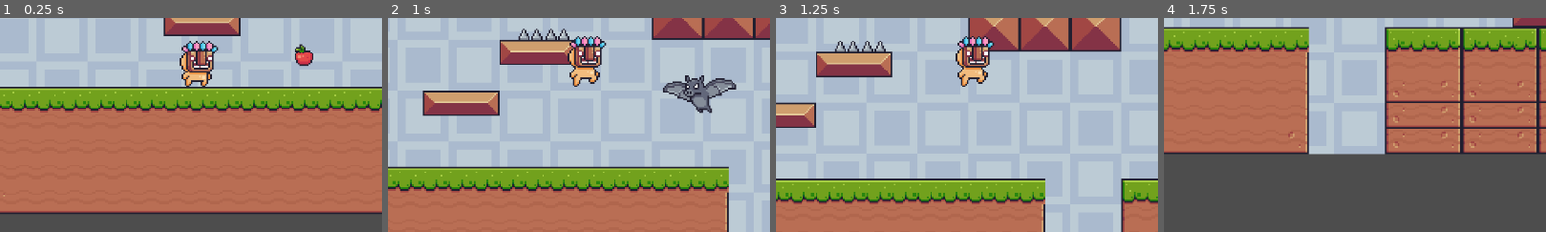
Above: before the commit, frames 1-4 (left to right).
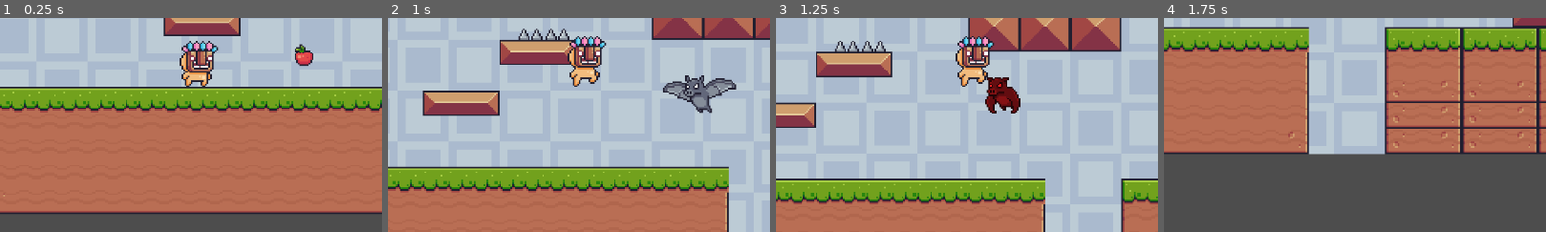
Above: after the commit, the same moments.

Repository: Sergiodevelopersk8/godotcurso2
Game: Godot game, scene res://scenes/Levels/level.tscn
The game is run twice, just before and just after one commit, with the same random seed, the same clock (stepped at 60 frames per second) and the same inputs.
Inputs:
- Up to frame 1 (0.25 s): no input
- Up to frame 2 (1 s): hold Right (right) from 0.53 s (still down); tap Space (jump) at 0.77 s
- Up to frame 3 (1.25 s): keep holding Right (right)
- Up to frame 4 (1.75 s): keep holding Right (right); tap Space (jump) at 1.52 s
The pictures show only the part of the screen within x 24-74%, y 40-90%; the shares and areas given below are measured in that part.

Frames 1-2 are identical in both runs. In frame 3, 1.1% of the frame differs, in the area x 54-64%, y 27-45%; in frame 4, nothing differs.

Commit message:
paso al video 136

Diff:
--- a/plataforma-2d-curso-2026/Scripts/enemy.gd
+++ b/plataforma-2d-curso-2026/Scripts/enemy.gd
@@ -4,6 +4,8 @@
 @export var speed : float
 @export var gravity :float
 @onready var hurtbox: Area2D = $Hurtbox
+@onready var animation_player: AnimationPlayer = $AnimationPlayer
+@onready var animated_sprite_2d: AnimatedSprite2D = $AnimatedSprite2D
 
 var player
 
@@ -13,4 +15,11 @@
 
 func _on_hurtbox_area_entered(area: Area2D) -> void:
 	if player.position.y < hurtbox.global_position.y:
-		queue_free()
+		animation_player.play("dissapear")
+		set_physics_process(false)
+		animated_sprite_2d.pause()
+
+
+func _on_animation_player_animation_finished(anim_name: StringName) -> void:
+
+	queue_free()
--- a/plataforma-2d-curso-2026/scenes/Enemies/enemy.tscn
+++ b/plataforma-2d-curso-2026/scenes/Enemies/enemy.tscn
@@ -1,6 +1,43 @@
 [gd_scene format=3 uid="uid://d30f3hfb5eed0"]
 
 [ext_resource type="Script" uid="uid://egm13peyla6u" path="res://Scripts/enemy.gd" id="1_5alqo"]
+
+[sub_resource type="Animation" id="Animation_iq8kd"]
+length = 0.001
+tracks/0/type = "value"
+tracks/0/imported = false
+tracks/0/enabled = true
+tracks/0/path = NodePath("AnimatedSprite2D:modulate")
+tracks/0/interp = 1
+tracks/0/loop_wrap = true
+tracks/0/keys = {
+"times": PackedFloat32Array(0),
+"transitions": PackedFloat32Array(1),
+"update": 0,
+"values": [Color(1, 1, 1, 1)]
+}
+
+[sub_resource type="Animation" id="Animation_5alqo"]
+resource_name = "dissapear"
+length = 0.3
+tracks/0/type = "value"
+tracks/0/imported = false
+tracks/0/enabled = true
+tracks/0/path = NodePath("AnimatedSprite2D:modulate")
+tracks/0/interp = 1
+tracks/0/loop_wrap = true
+tracks/0/keys = {
+"times": PackedFloat32Array(0, 0.3),
+"transitions": PackedFloat32Array(1, 1),
+"update": 0,
+"values": [Color(1, 0.1254902, 0.13333334, 1), Color(1, 0.1254902, 0.13333334, 0)]
+}
+
+[sub_resource type="AnimationLibrary" id="AnimationLibrary_iq8kd"]
+_data = {
+&"RESET": SubResource("Animation_iq8kd"),
+&"dissapear": SubResource("Animation_5alqo")
+}
 
 [node name="Enemy" type="CharacterBody2D" unique_id=585929183]
 collision_layer = 4
@@ -17,4 +54,8 @@
 
 [node name="CollisionShape2D" type="CollisionShape2D" parent="Hurtbox" unique_id=1078732743]
 
+[node name="AnimationPlayer" type="AnimationPlayer" parent="." unique_id=285867037]
+libraries/ = SubResource("AnimationLibrary_iq8kd")
+
 [connection signal="area_entered" from="Hurtbox" to="." method="_on_hurtbox_area_entered"]
+[connection signal="animation_finished" from="AnimationPlayer" to="." method="_on_animation_player_animation_finished"]
